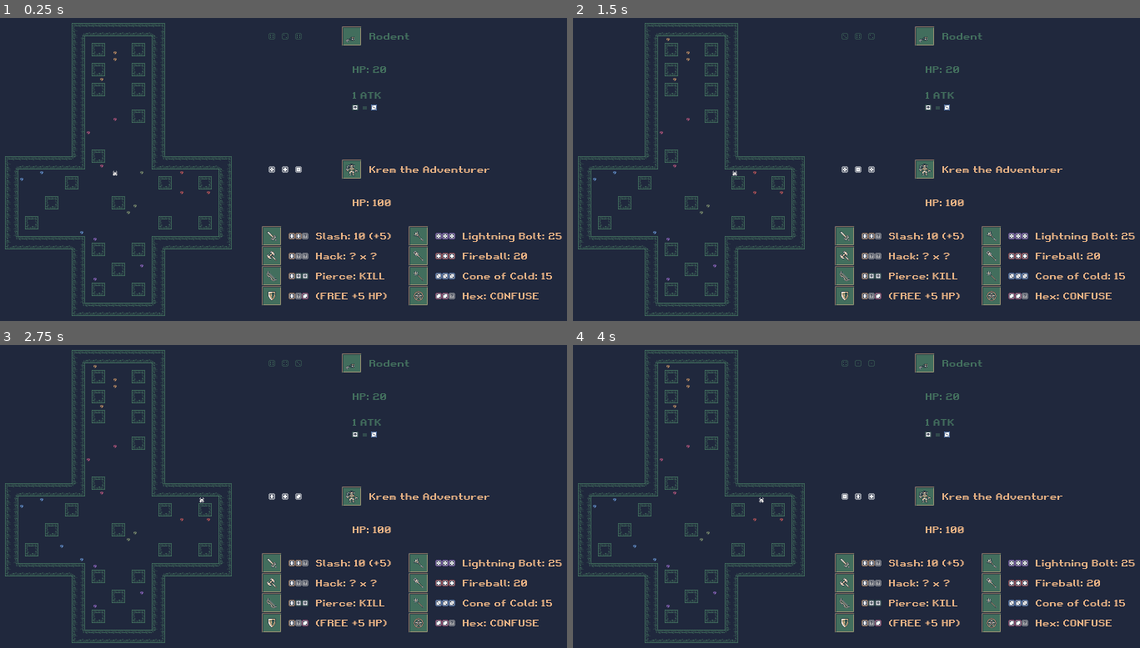
Above: before the commit, frames 1-4 (two rows, left to right).
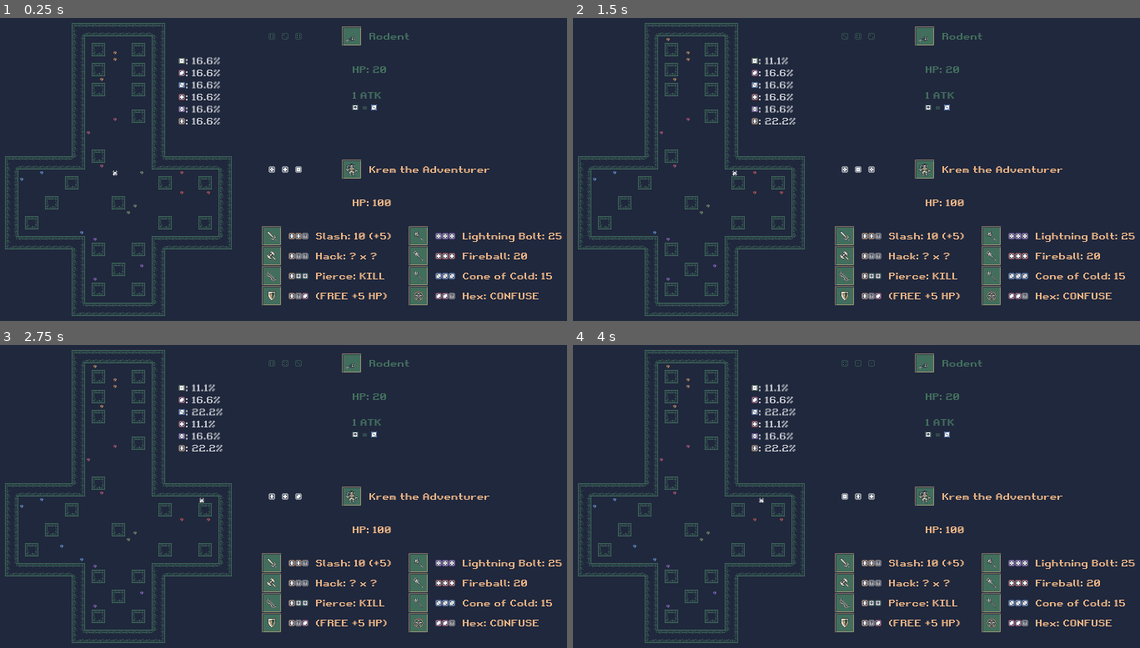
Above: after the commit, the same moments.

Repository: SLiV9/Die-Fiend
Game: Godot game, scene res://assets/level.tscn
The game is run twice, just before and just after one commit, with the same random seed, the same clock (stepped at 60 frames per second) and the same inputs.
Inputs:
- Up to frame 1 (0.25 s): no input
- Up to frame 2 (1.5 s): tap Enter at 0.5 s; hold D (move_right) 0.53-1.28 s; hold Space (drop_item) 0.53-1.28 s; hold S (move_down) from 1.28 s (still down); tap Space (drop_item) at 1.35 s
- Up to frame 3 (2.75 s): tap Space (drop_item) at 2 s; release S (move_down) at 2.03 s; hold D (move_right) from 2.03 s (still down); hold Space (drop_item) from 2.03 s (still down)
- Up to frame 4 (4 s): tap Enter at 2.75 s; release D (move_right) at 2.78 s; release Space (drop_item) at 2.78 s; hold W (move_up) 2.78-3.53 s; tap Space (drop_item) at 2.85, 3.5 s; hold A (move_left) from 3.53 s (still down); hold Space (drop_item) from 3.53 s (still down)

The runs differ from the first frame. In frame 1, 0.6% of the frame differs, in the area x 19-39%, y 12-52%; in frame 2, 0.6%; in frame 3, 0.6%; in frame 4, 0.6%.

Commit message:
Show probabilities.

Diff:
--- a/assets/ability.gd
+++ b/assets/ability.gd
@@ -13,7 +13,7 @@
 	$Name.text = description
 
 
-func _on_Hero_hex_hit():
+func _on_Hero_hex_hit(_a):
 	die1 += 1
 	if die1 >= 6:
 		die1 = 2
--- a/assets/level.gd
+++ b/assets/level.gd
@@ -11,6 +11,11 @@
 		spawn_shard_in_room(i)
 		spawn_shard_in_room(i)
 		spawn_shard_in_room(i)
+	update_probabilities()
+
+
+func _process(_delta):
+	update_probabilities()
 
 
 func spawn_shard_in_room(i):
@@ -82,7 +87,7 @@
 	add_child(gem)
 
 
-func _on_Roller_rolled():
+func determine_weights():
 	var weights = [0, 0, 0, 0, 0, 0]
 	for child in get_children():
 		if child is Shard or child is Gem:
@@ -92,6 +97,11 @@
 						weights[i] += 4
 					elif child is Shard:
 						weights[i] += 1
+	return weights
+
+
+func _on_Roller_rolled():
+	var weights = determine_weights()
 	$Hero/Roller.roll(weights)
 
 func _on_MonsterRoller_rolled():
@@ -105,3 +115,24 @@
 func _on_Roller_roll_determined(results):
 	for result in results:
 		pop_item_in_room(result - 1)
+
+
+func update_probabilities():
+	var weights = determine_weights()
+	var total_weight = 0
+	for w in weights:
+		total_weight += w
+	var bbcode = ""
+	for i in range(0, 6):
+		var die = 1 + i
+		var probability = 16.67
+		if total_weight > 0:
+			probability = round(1000 * weights[i] / total_weight) / 10
+		bbcode = "%s\n{%s}: %s%%" % [bbcode, die, probability]
+	bbcode = bbcode.replace("{1}", "[img]res://assets/dice_icons/dice_colored1.png[/img]")
+	bbcode = bbcode.replace("{2}", "[img]res://assets/dice_icons/dice_colored2.png[/img]")
+	bbcode = bbcode.replace("{3}", "[img]res://assets/dice_icons/dice_colored3.png[/img]")
+	bbcode = bbcode.replace("{4}", "[img]res://assets/dice_icons/dice_colored4.png[/img]")
+	bbcode = bbcode.replace("{5}", "[img]res://assets/dice_icons/dice_colored5.png[/img]")
+	bbcode = bbcode.replace("{6}", "[img]res://assets/dice_icons/dice_colored6.png[/img]")
+	$Probabilities.bbcode_text = bbcode
--- a/assets/level.tscn
+++ b/assets/level.tscn
@@ -441,7 +441,6 @@
 [node name="AnimatedSprite" type="AnimatedSprite" parent="Gremlin"]
 frames = SubResource( 2 )
 animation = "idle"
-frame = 1
 playing = true
 offset = Vector2( 0, -1 )
 
@@ -744,6 +743,18 @@
 die1 = 2
 die2 = 2
 description = "Hex: CONFUSE"
+
+[node name="Probabilities" type="RichTextLabel" parent="."]
+margin_left = 384.0
+margin_top = 16.0
+margin_right = 512.0
+margin_bottom = 256.0
+custom_colors/default_color = Color( 0.976471, 0.980392, 0.984314, 0.705882 )
+custom_fonts/normal_font = ExtResource( 8 )
+bbcode_enabled = true
+__meta__ = {
+"_edit_use_anchors_": false
+}
 
 [connection signal="gem_deposited" from="Gremlin" to="." method="_on_Gremlin_gem_deposited"]
 [connection signal="shard_consumed" from="Gremlin" to="." method="_on_Gremlin_shard_consumed"]
